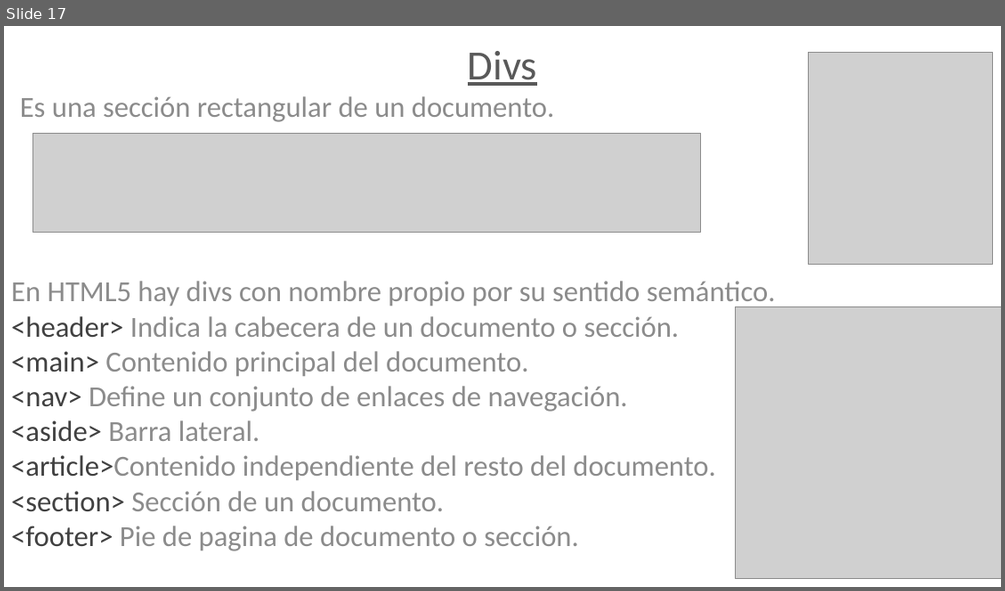
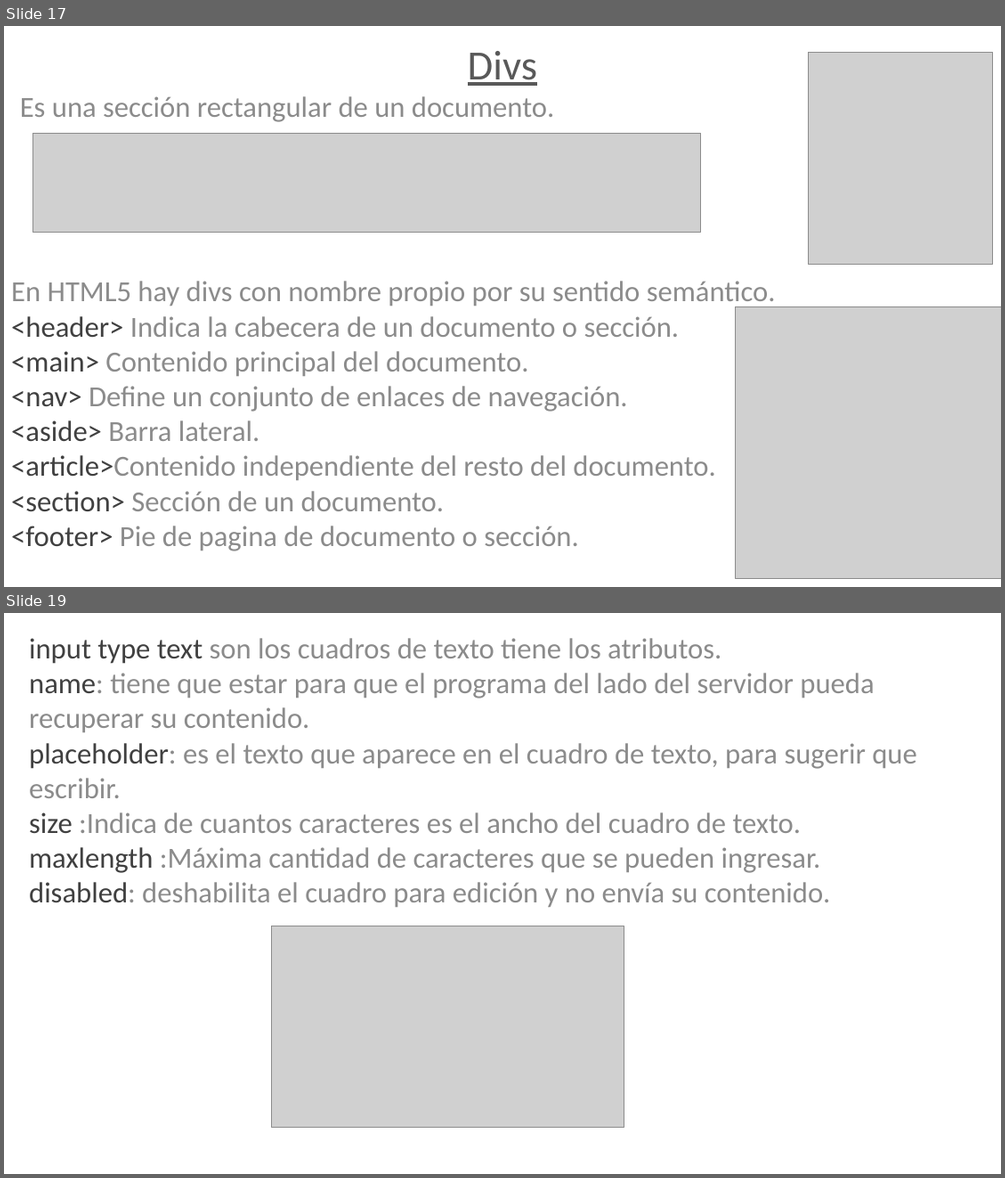
Before and after one commit to juanjomac/ApunteHtml, a slide deck: Presentación1.pptx. Shown one above the other, each under a label of ours: slide 17 before the commit, slides 17 and 19 after it; the slides between them are not shown. The pictures are 1005x591 and 1005x1178 pixels, drawn with LibreOffice and Linux fonts; fonts in the diff are those of the drawing; grey boxes stand for pictures. Boxes give left, top, right and bottom in pixels: in the first picture for what was removed or moved away, otherwise in the second. Text is boxed around its words. In the diff, an @@ line names an element or a change of style, - is before the commit and + after.

```diff
--- a/Presentación1.pptx
+++ b/Presentación1.pptx
@@ slide 19 added at (x1=4, y1=613, x2=1001, y2=1174), background #FFFFFF @@
@@ text added at (x1=29, y1=638, x2=916, y2=907), 28 pt, text #8C8C8C @@
+input type text son los cuadros de texto tiene los atributos.
+name: tiene que estar para que el programa del lado del servidor pueda recuperar su contenido.
+placeholder: es el texto que aparece en el cuadro de texto, para sugerir que escribir.
+size :Indica de cuantos caracteres es el ancho del cuadro de texto.
+maxlength :Máxima cantidad de caracteres que se pueden ingresar.
+disabled: deshabilita el cuadro para edición y no envía su contenido.
@@ picture added at (x1=272, y1=925, x2=624, y2=1127) @@
```
Also in this commit, not shown: 13 other slides added.
